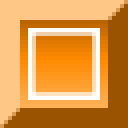
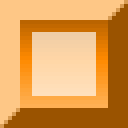
Before/after of a 128 x 128 layered artwork. What changed in the layer stack:
"Rectangle 1": opacity 100% → 65%, painted on it over (28, 28, 100, 100)
